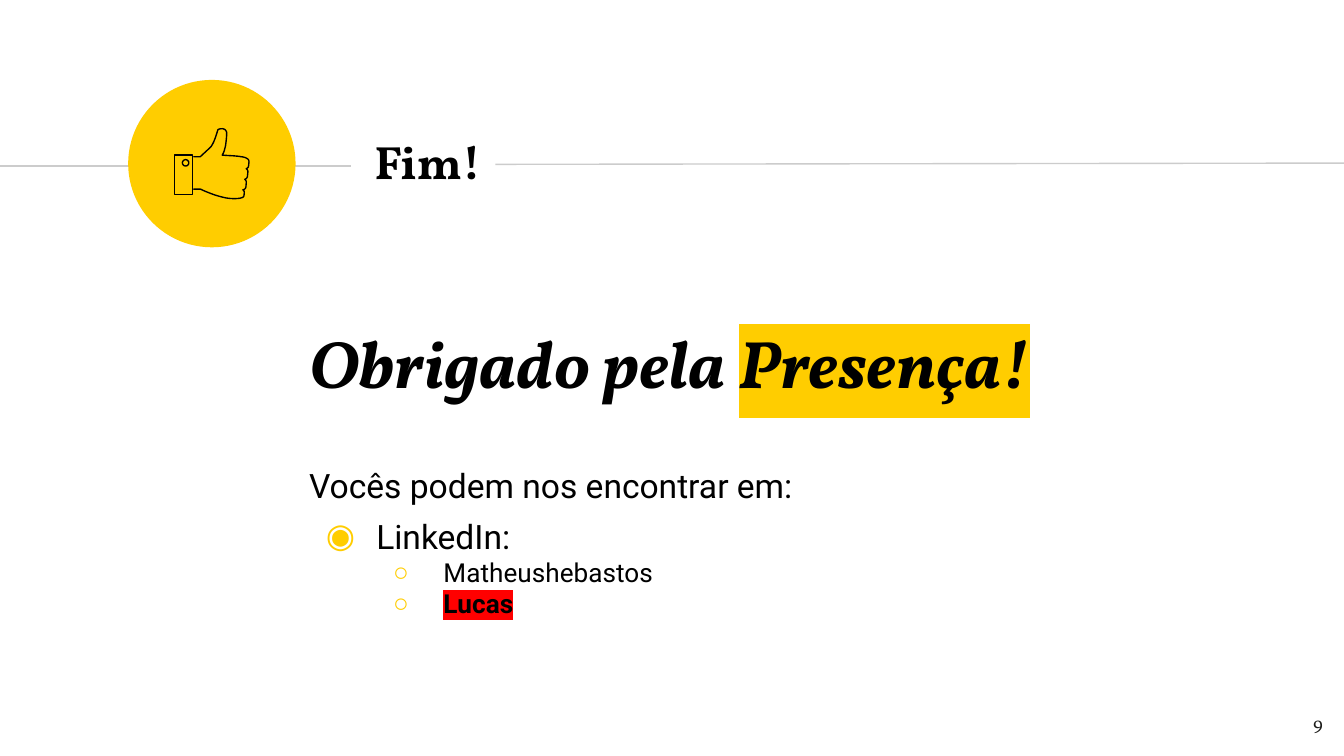
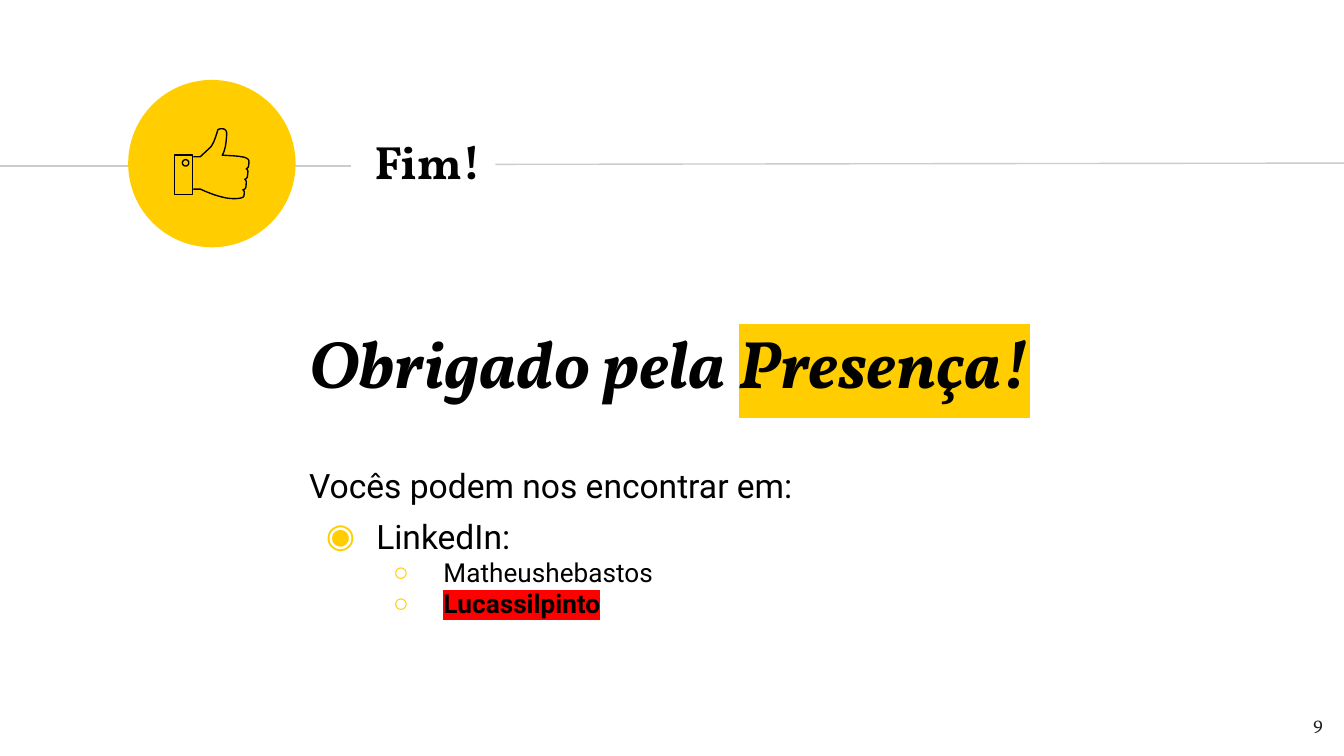
Before and after one commit to MathBastos/AluCar, a slide deck: slide 9 of Documentação/Alucar_TheLastDance.pptx. Drawn at 1344x756 pixels with LibreOffice and Linux fonts; fonts in the diff are those of the drawing. Boxes give left, top, right and bottom in pixels: in the first picture for what was removed or moved away, otherwise in the second. Text is boxed around its words. In the diff, an @@ line names an element or a change of style, - is before the commit and + after.

```diff
--- a/Documentação/Alucar_TheLastDance.pptx
+++ b/Documentação/Alucar_TheLastDance.pptx
@@ text at bbox=[443, 593, 600, 619]: text changed @@
-  ○ Lucas
+  ○ Lucassilpinto
```
Also in this commit, not shown: 1 other slide changed.
